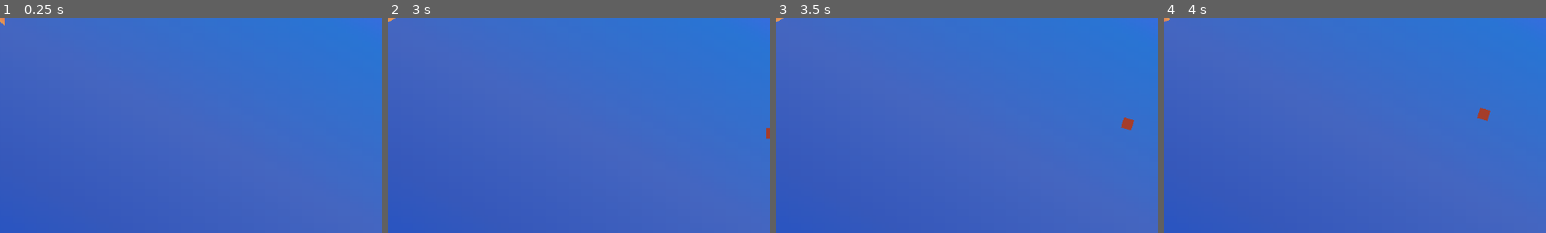
Above: before the commit, frames 1-4 (left to right).
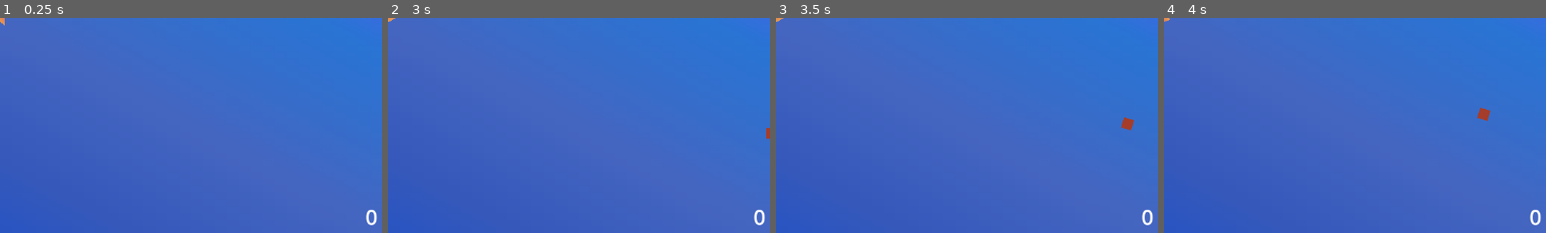
Above: after the commit, the same moments.

Repository: nskins/triangle-defender
Game: Godot game, scene res://world.tscn
Same seed, same stepped clock (60 frames per second), same inputs: the game is played once before the commit and once after it.
Inputs (mouse positions are % of the whole screen's width and height, from its top left):
- Up to frame 1 (0.25 s): no input
- Up to frame 2 (3 s): tap Enter at 0.5 s; move the mouse to (72, 45) at 0.52 s; move the mouse to (30, 55) at 1.27 s; tap Space at 2 s; move the mouse to (60, 28) at 2.02 s; move the mouse to (45, 70) at 2.77 s
- Up to frame 3 (3.5 s): no input
- Up to frame 4 (4 s): move the mouse to (80, 65) at 3.52 s
The pictures show only the part of the screen within x 50-100%, y 50-100%; the shares and areas given below are measured in that part.

The runs differ from the first frame. In frame 1, 0.1% of the frame differs, in the area x 95-99%, y 88-97%; in frame 2, 0.1%; in frame 3, 0.1%; in frame 4, 0.1%.

Commit message:
Add label to track score

Diff:
--- a/world.tscn
+++ b/world.tscn
@@ -25,12 +25,26 @@
 material = SubResource("ShaderMaterial_ty8sl")
 script = ExtResource("1_yef18")
 
-[node name="TextureRect" type="TextureRect" parent="."]
-offset_left = -5.0
-offset_top = -2.0
-offset_right = 1158.0
-offset_bottom = 654.0
+[node name="Background" type="TextureRect" parent="."]
+offset_right = 1152.0
+offset_bottom = 648.0
 texture = SubResource("GradientTexture2D_ud143")
+
+[node name="Score" type="RichTextLabel" parent="Background"]
+layout_mode = 1
+anchors_preset = 3
+anchor_left = 1.0
+anchor_top = 1.0
+anchor_right = 1.0
+anchor_bottom = 1.0
+offset_left = -64.0
+offset_top = -47.0
+offset_right = -7.0
+grow_horizontal = 0
+grow_vertical = 0
+theme_override_font_sizes/normal_font_size = 32
+text = "0"
+text_direction = 2
 
 [node name="Triangle" type="Area2D" parent="."]
 z_index = 1
